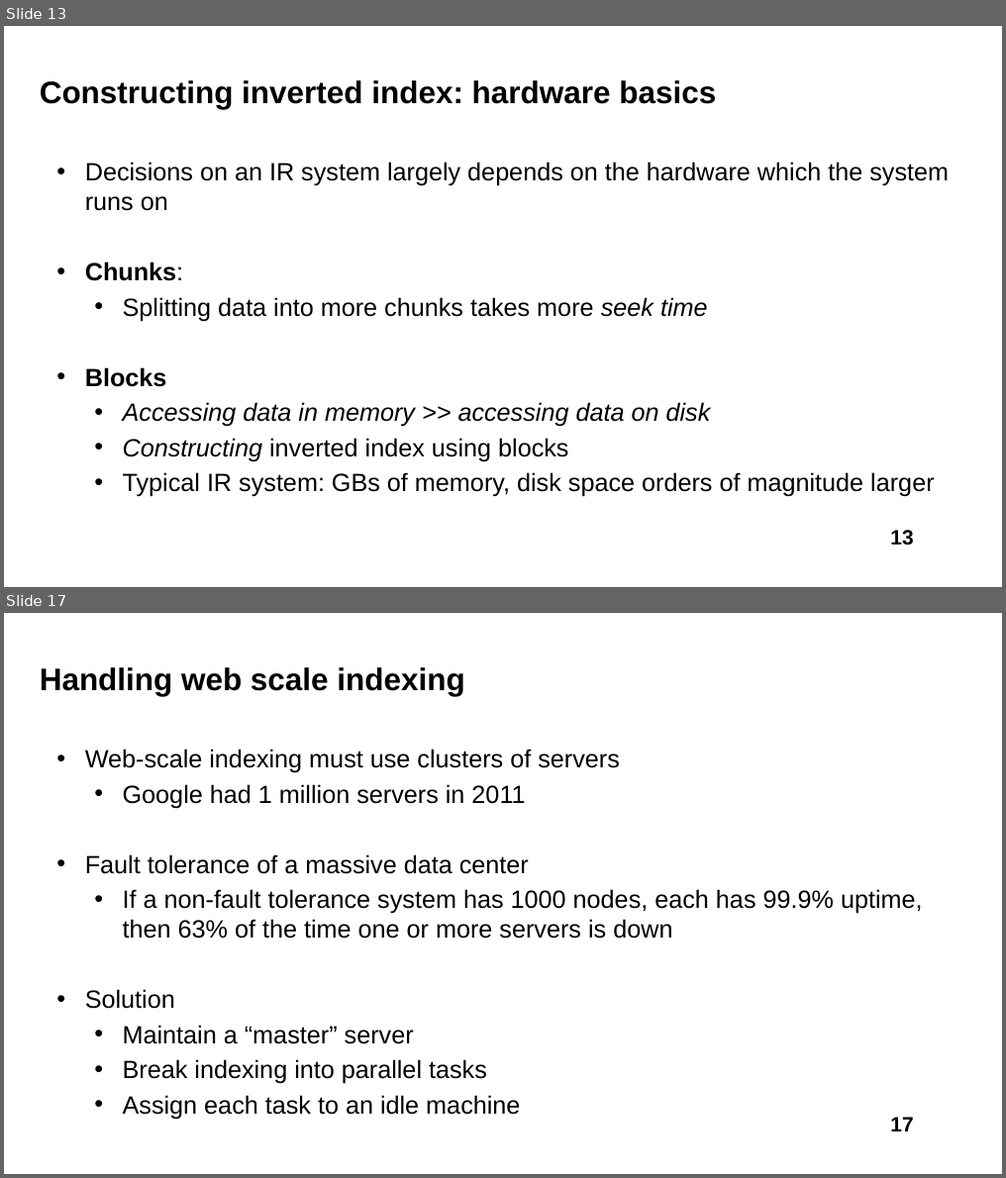
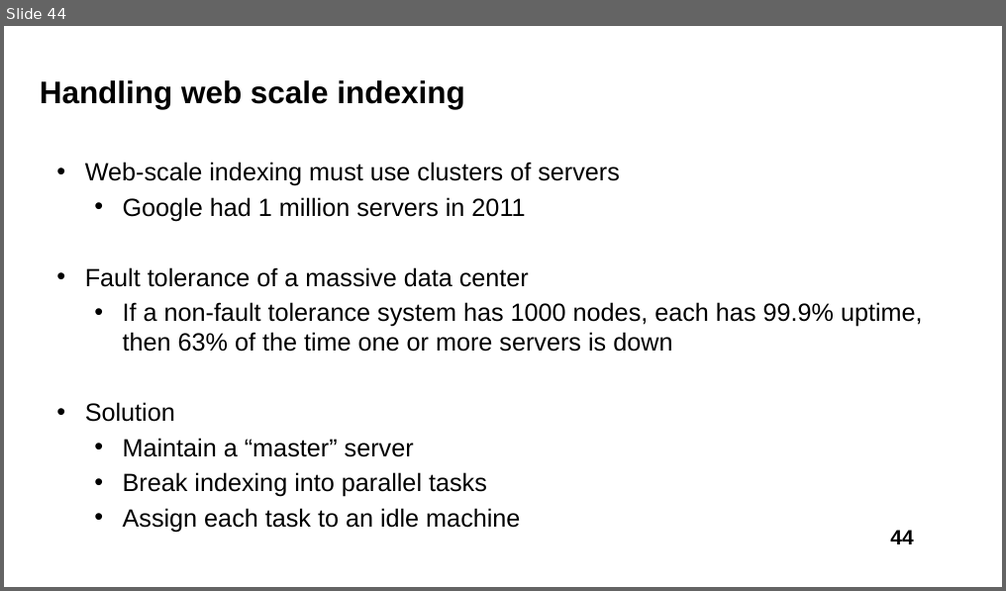
Before and after one commit to liususan091219/liususan091219.github.io, a slide deck: teaching/cs589_21f/slides/4_infr.pptx. Shown one above the other, each under a label of ours: slides 13 and 17 before the commit, slide 44 after it; the slides between them are not shown. The pictures are 1006x1178 and 1006x591 pixels, drawn with LibreOffice and Linux fonts; fonts in the diff are those of the drawing. Boxes give left, top, right and bottom in pixels: in the first picture for what was removed or moved away, otherwise in the second. Text is boxed around its words. In the diff, an @@ line names an element or a change of style, - is before the commit and + after.

```diff
--- a/teaching/cs589_21f/slides/4_infr.pptx
+++ b/teaching/cs589_21f/slides/4_infr.pptx
@@ slide 13 removed at (4, 26, 1002, 587), background #FFFFFF @@
@@ title removed at (40, 80, 716, 109) @@
-Constructing inverted index: hardware basics
@@ text removed at (85, 162, 948, 497) @@
-• Decisions on an IR system largely depends on the hardware which the system runs on
-• Chunks:
-  • Splitting data into more chunks takes more seek time
-• Blocks
-  • Accessing data in memory >> accessing data on disk
-  • Constructing inverted index using blocks
-  • Typical IR system: GBs of memory, disk space orders of magnitude larger
@@ page number removed at (890, 530, 913, 546) @@
-13
@@ what was slide 17 is now slide 44 @@
@@ page number at (890, 530, 913, 545): text changed @@
-17
+44
```
Also in this commit, not shown: 7 slides changed, 38 slides added, 27 other slides removed, 3 other files.
